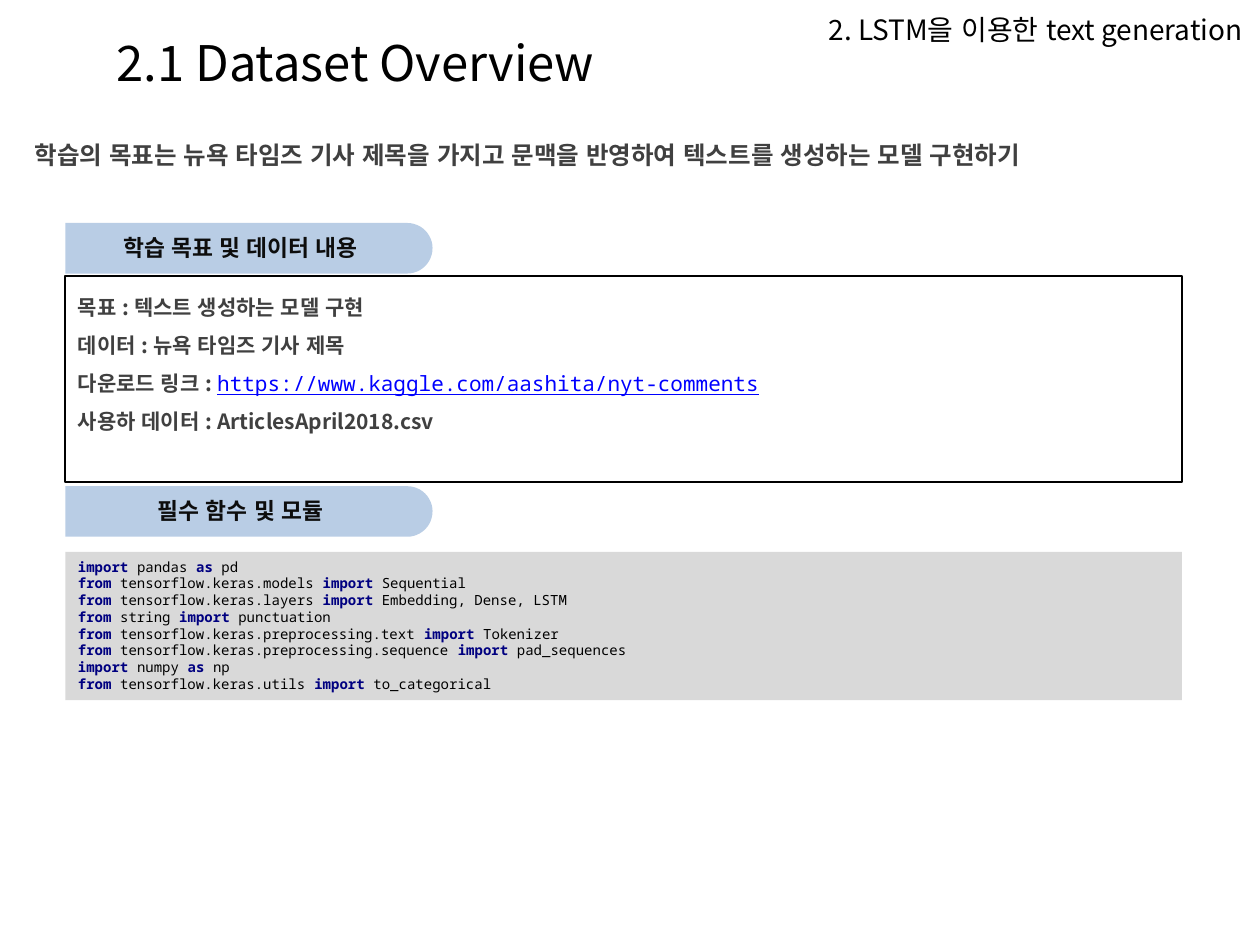
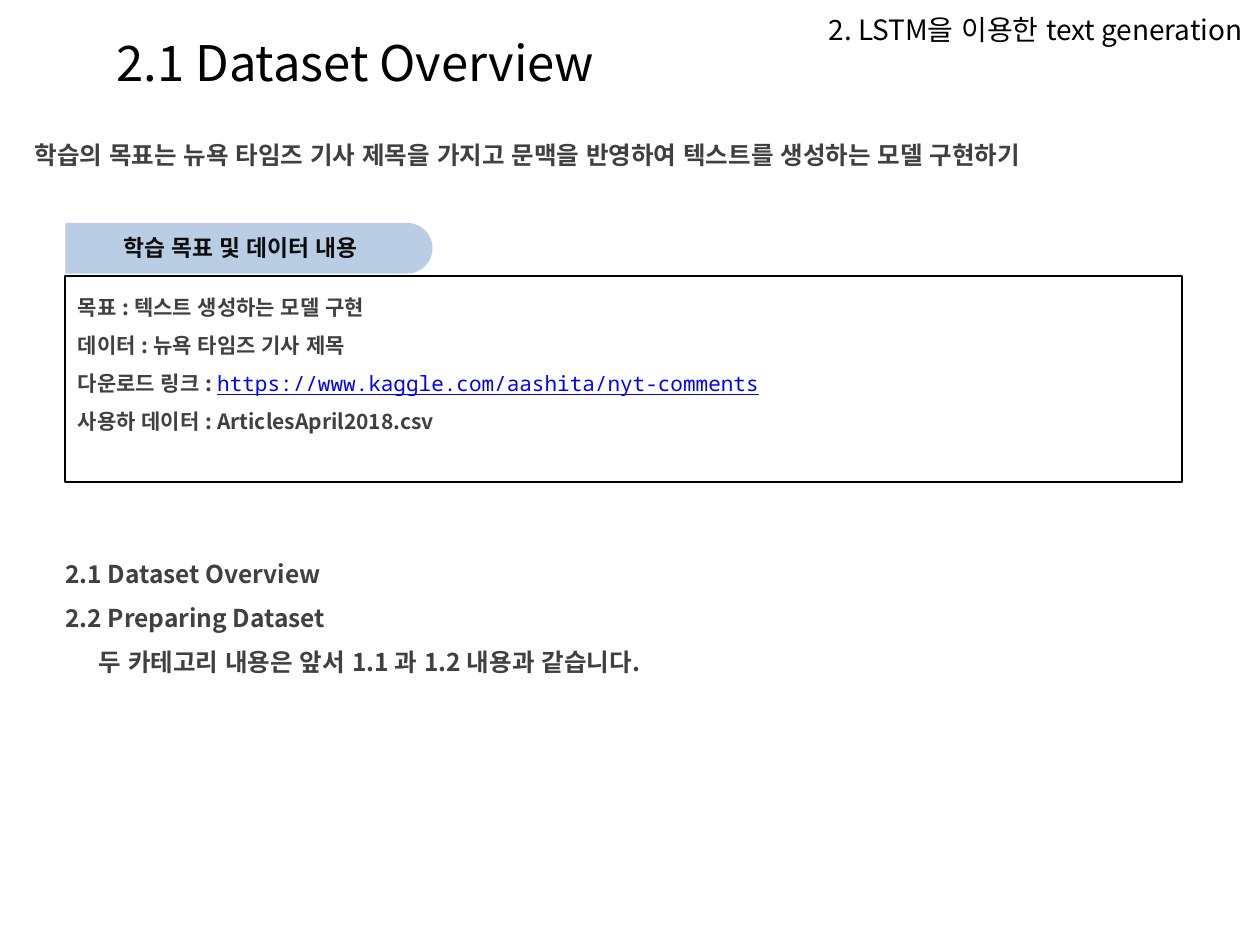
Before and after one commit to Heechul90/Tensorflow_RNN, a slide deck: slide 13 of text_generation/text_generation.pptx. Drawn at 1260x945 pixels with LibreOffice and Linux fonts; fonts in the diff are those of the drawing; background and template pictures are left out. Boxes give left, top, right and bottom in pixels: in the first picture for what was removed or moved away, otherwise in the second. Text is boxed around its words. In the diff, an @@ line names an element or a change of style, - is before the commit and + after.

```diff
--- a/text_generation/text_generation.pptx
+++ b/text_generation/text_generation.pptx
@@ round same rect removed at <box>66,486,433,536</box> @@
@@ rectangle removed at <box>68,488,413,534</box> @@
-필수 함수 및 모듈
@@ text added at <box>65,563,640,673</box>, 14 pt, text #404040, bold @@
+2.1 Dataset Overview
+2.2 Preparing Dataset
+두 카테고리 내용은 앞서 1.1 과 1.2 내용과 같습니다.
@@ rectangle removed at <box>66,552,1182,701</box> @@
-import pandas as pd
-from tensorflow.keras.models import Sequential
-from tensorflow.keras.layers import Embedding, Dense, LSTM
-from string import punctuation
-from tensorflow.keras.preprocessing.text import Tokenizer
-from tensorflow.keras.preprocessing.sequence import pad_sequences
-import numpy as np
-from tensorflow.keras.utils import to_categorical
```
Also in this commit, not shown: 8 other slides changed, 2 slides added, 6 slides removed, 1 other file.
